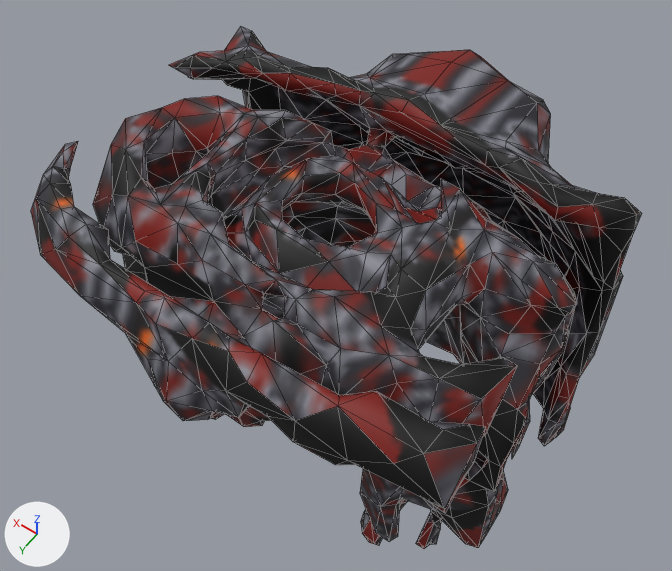
The glTF model www/proto3d/models/beth/equipment/fitted/finn/finn_chain_masterwork_chest_lod1.glb as it was, and as the next commit left it.
Camera for both pictures: a camera (50 mm lens) standing at (-0.306, 0.271, 2.008) and looking at (0.03, -0.2, 1.269). The lights are fixed; the arrows at lower left show +X, +Y and +Z. The picture after the commit comes second. Mesh edges are drawn as thin lines. Vertices at exactly the same position are counted once.

Names of what the first picture shows: 'finn_chain_masterwork_chest_lod1'.
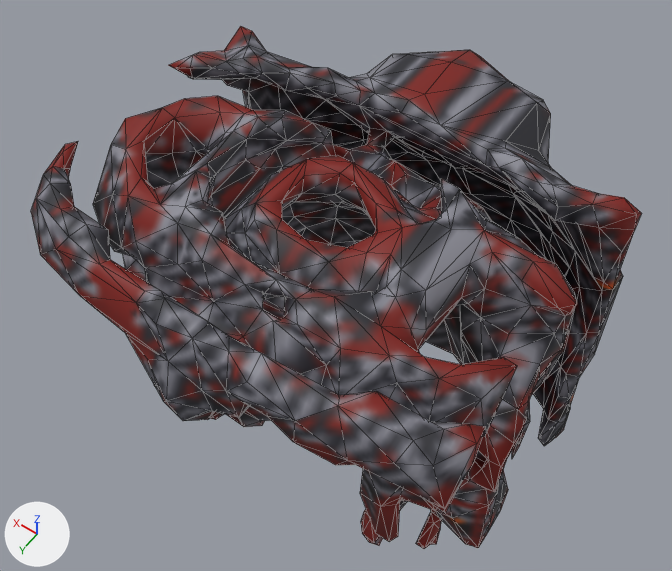
The change, as a list of edits to the scene's bpy script:
```text
Change me_finn_chain_masterwork_chest_hi_002:
    used by ob_finn_chain_masterwork_chest_lod1; location = (0.0, 0.0, 0.0)
    remove me_finn_chain_masterwork_chest_hi_002.from_pydata(...)  # 1557 vertices, 3147 faces; spans x -0.216..0.223, y -0.424..0.046, z 1.031..1.468
    add me_finn_chain_masterwork_chest_hi_002.from_pydata(...)  # 1551 vertices, 3150 faces; spans x -0.216..0.223, y -0.424..0.046, z 1.031..1.468
    me_finn_chain_masterwork_chest_hi_002 part 1
    13 vertices are removed from x -0.09..0.07, y -0.386..-0.297, z 1.14..1.376
    60 faces are deleted
    6 vertices move from x -0.073..0.093, y -0.37..-0.322, z 1.164..1.364 to x -0.074..0.091, y -0.37..-0.322, z 1.164..1.363
    15 vertices are added at x -0.097..0.069, y -0.389..-0.304, z 1.138..1.377
    64 new faces join them
    me_finn_chain_masterwork_chest_hi_002 part 2
    2 vertices are removed from x -0.184..-0.17, y 0.001..0.015, z 1.45..1.458
    8 faces are deleted
    3 vertices are added at (-0.174, -0.001, 1.463), (-0.192, 0.001, 1.451), (-0.171, 0.014, 1.45)
    10 new faces join them
    me_finn_chain_masterwork_chest_hi_002 part 3: 2912 kept faces spanning x -0.216..0.223, y -0.424..0.046, z 1.031..1.468 get new texture (UV) coordinates
    other edits to the shape of me_finn_chain_masterwork_chest_hi_002 do not show in these pictures
```

Pixel boxes [x1, y1, x2, y2] of what changed, in the pictures (672 x 571 px; the box of a moved part takes in the faces that stretch with it):
part 1 of me_finn_chain_masterwork_chest_hi_002, moved or reshaped: [305, 113, 545, 259] in both
part 2 of me_finn_chain_masterwork_chest_hi_002, moved or reshaped: before [338, 391, 477, 509]; after [338, 391, 476, 509]
part 3 of me_finn_chain_masterwork_chest_hi_002, surface changed: [31, 26, 642, 549] in both
